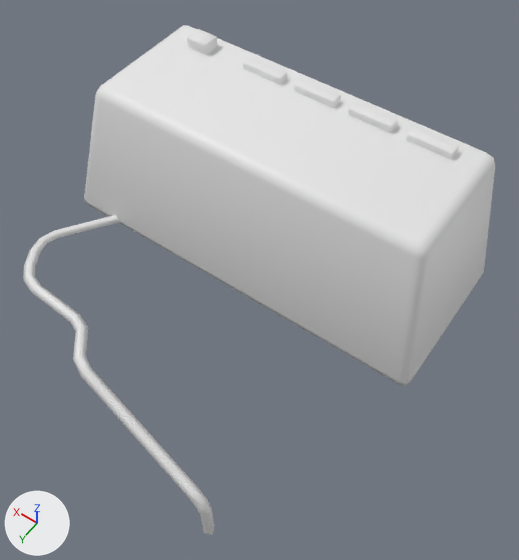
The FBX model Assets/ART/Meshes/BEDROOM/SM_Alarm_Clock.fbx as it was, and as the next commit left it.
Before and after are seen from a 50 mm lens placed at (-0.231, 0.345, 0.473), pointed at (-0.026, 0.058, 0.022). The axes (+X, +Y, +Z) are drawn at lower left. The lights are the same throughout. The older version comes first. Where no turn or scale is listed for an object, it has been applied to the vertices.

In view in the first picture: 'SM_Alarm_Clock'.
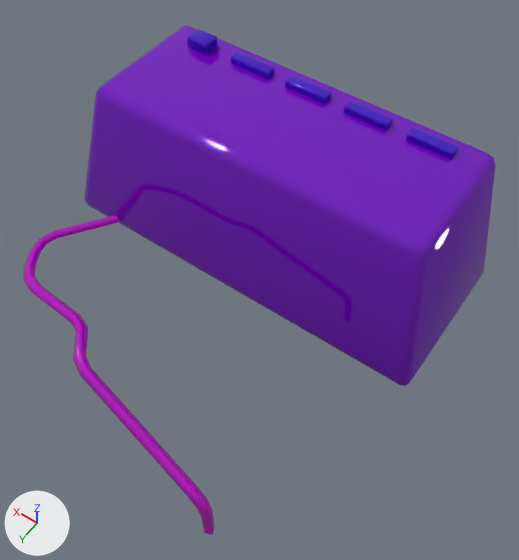
The edits, one by one:
Material 'M_Screen' (mat_m_screen) is new.
Its base color is (0.25, 0.361, 0.5) (blue #89a2bc).
Its roughness is 0.0.
Material 'M_Plastic_01' (mat_m_plastic_01) is new.
Its base color is (0.0474, 0.0, 0.5) (purple #3d00bc).
Its roughness is 0.0.
Material 'M_Plastic_03' (mat_m_plastic_03) is new.
Its base color is (0.46, 0.0, 0.5) (pink #b500bc).
Its roughness is 0.0.
Material 'M_Plastic_02' (mat_m_plastic_02) is new.
Its base color is (0.161, 0.0, 0.5) (purple #7000bc).
Its roughness is 0.0.
me_mesh has 369 vertices, 294 faces and spans x -0.165..0.165, y -0.066..0.216, z -0.087..0.133.
me_mesh is used by ob_sm_alarm_clock; location (0.0, 0.0, 0.0).
me_mesh part 1: the loose piece of 40 vertices spanning x 0.027..0.064, y -0.054..-0.044, z 0.123..0.129 is moved by (0.012, 0.0, 0.0), in mat_m_plastic_01 (purple #3d00bc).
me_mesh part 2: the loose piece of 40 vertices spanning x -0.022..0.015, y -0.054..-0.044, z 0.123..0.129 is moved by (0.008, 0.0, 0.0), in mat_m_plastic_01 (purple #3d00bc).
me_mesh part 3: the loose piece of 40 vertices spanning x -0.071..-0.034, y -0.054..-0.044, z 0.123..0.129 is moved by (0.004, 0.0, 0.0), in mat_m_plastic_01 (purple #3d00bc).
me_mesh part 4: 66 faces spanning x -0.12..0.118, y -0.057..-0.041, z 0.123..0.133 switch from no material to mat_m_plastic_01 (purple #3d00bc).
me_mesh part 5: 57 faces spanning x -0.165..0.165, y -0.066..0.066, z 0.0..0.123 switch from no material to mat_m_plastic_02 (purple #7000bc).
me_mesh part 6: 60 faces spanning x -0.092..0.162, y 0.057..0.216, z -0.087..0.011 switch from no material to mat_m_plastic_03 (pink #b500bc).
me_mesh gains material mat_m_screen (blue #89a2bc).

Location of each change, [x1, y1, x2, y2] in pixels of the pictures (519 x 560 px; the box of a moved part takes in the faces that stretch with it):
part 1 of me_mesh, moved or reshaped
    before: [243, 57, 287, 85]
    after: [231, 52, 275, 79]
part 2 of me_mesh, moved or reshaped
    before: [294, 79, 341, 108]
    after: [285, 75, 332, 104]
part 3 of me_mesh, moved or reshaped
    before: [348, 102, 398, 133]
    after: [344, 100, 393, 131]
part 4 of me_mesh, recoloured
    both: [187, 29, 459, 160]
part 5 of me_mesh, recoloured (white to purple)
    both: [84, 25, 495, 386]
part 6 of me_mesh, recoloured
    both: [23, 215, 215, 535]
